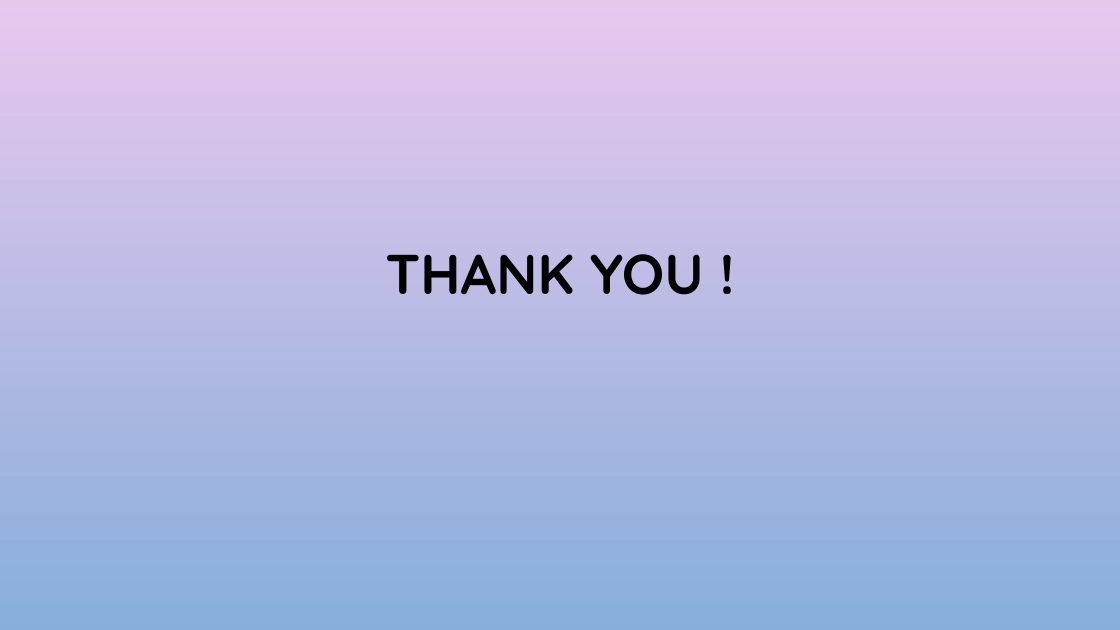
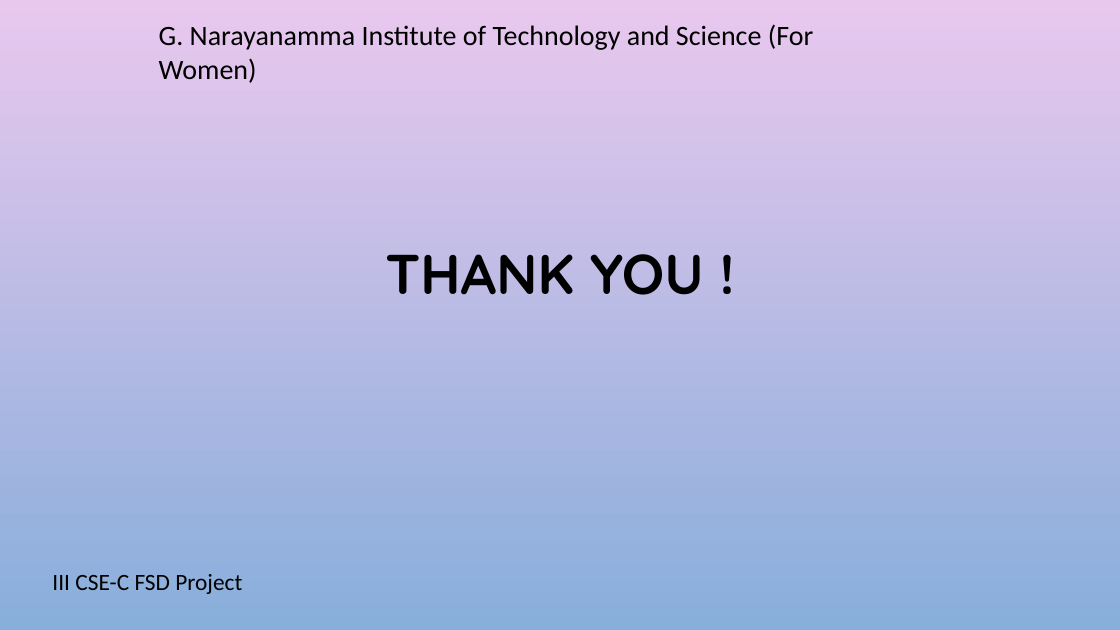
Before and after one commit to AkhilaS17/PlacePrepPortal, a slide deck: slide 13 of Placeprep.pptx. Drawn at 1120x630 pixels with LibreOffice and Linux fonts; fonts in the diff are those of the drawing; background and template pictures are left out. Boxes give left, top, right and bottom in pixels: in the first picture for what was removed or moved away, otherwise in the second. Text is boxed around its words. In the diff, an @@ line names an element or a change of style, - is before the commit and + after.

```diff
--- a/Placeprep.pptx
+++ b/Placeprep.pptx
@@ text added at box(159, 24, 813, 83), 24 pt, text #000000 @@
+G. Narayanamma Institute of Technology and Science (For Women)
@@ text added at box(52, 574, 242, 594), 20 pt, text #000000 @@
+III CSE-C FSD Project
```
Also in this commit, not shown: 12 other slides changed.
